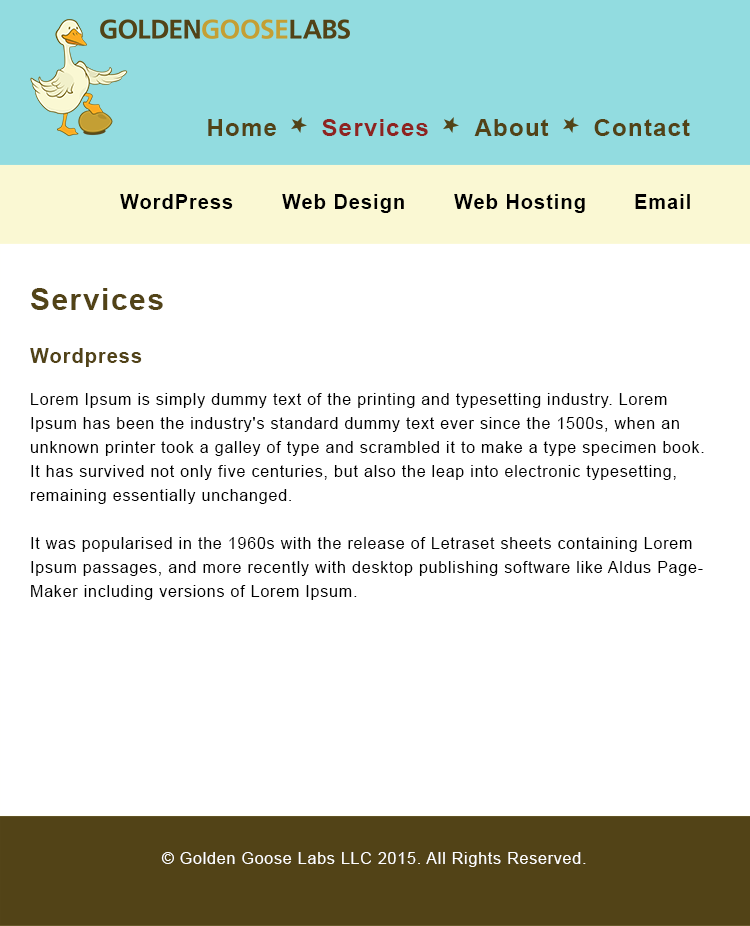
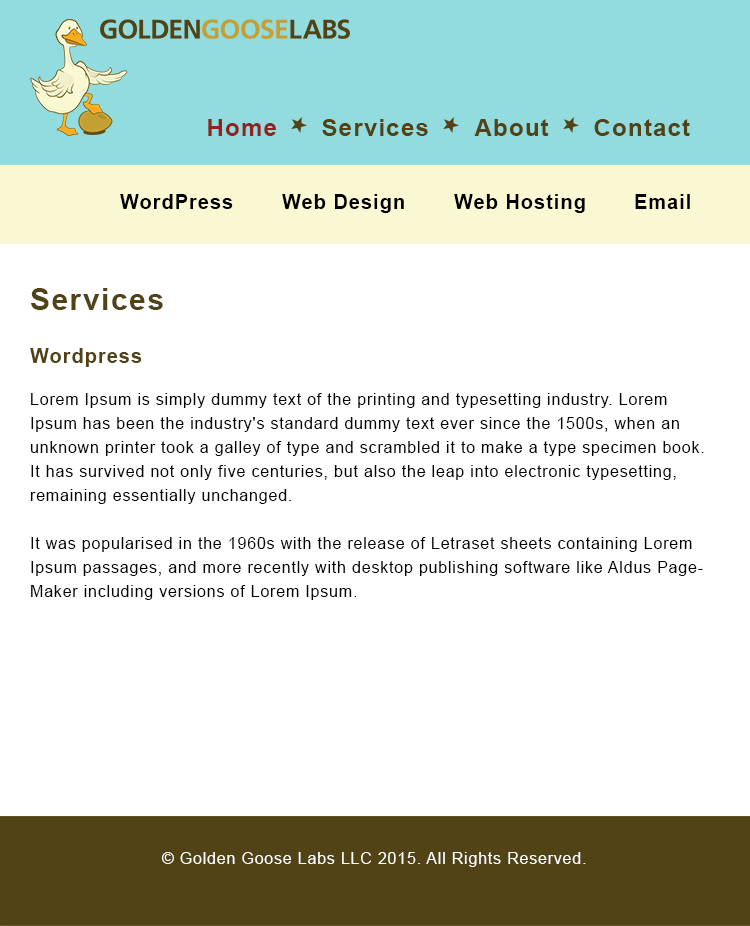
The second 750×926 image is a revision of the first. Changes to its layers:
showed "Home ON" over box(208, 119, 276, 136)
hid "Home" (2nd of 2, in "header" › "main nav" › "Home") over box(208, 119, 276, 136)
hid "Services ON" over box(322, 119, 428, 136)
showed "Services" (2nd of 3, in "header" › "main nav" › "Services") over box(322, 119, 428, 136)
